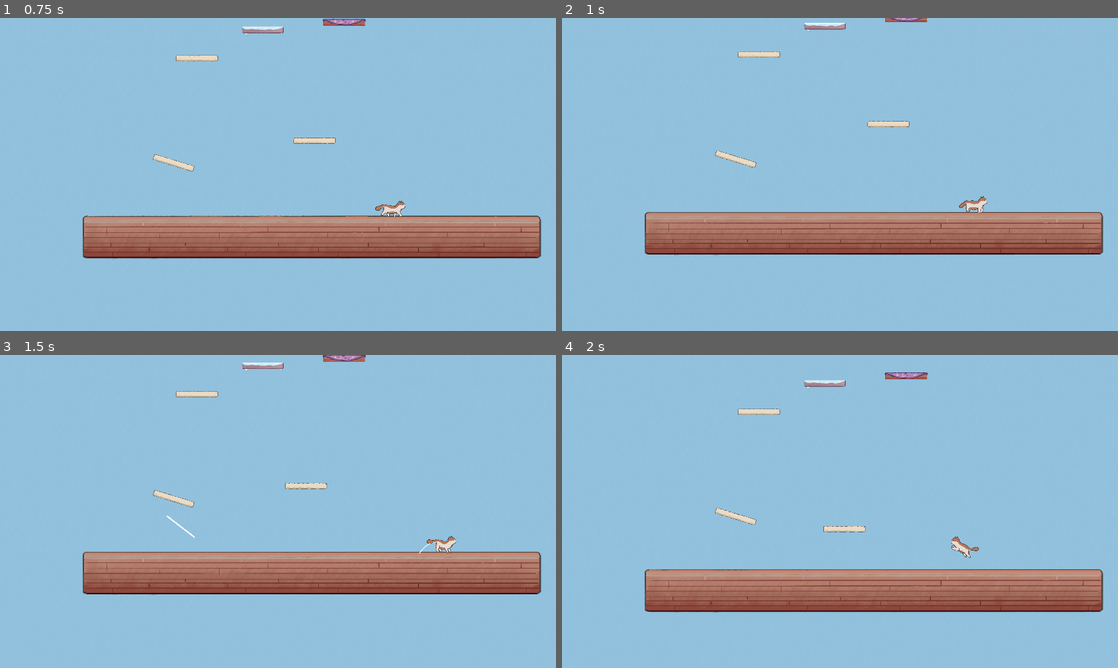
Above: before the commit, frames 1-4 (two rows, left to right).
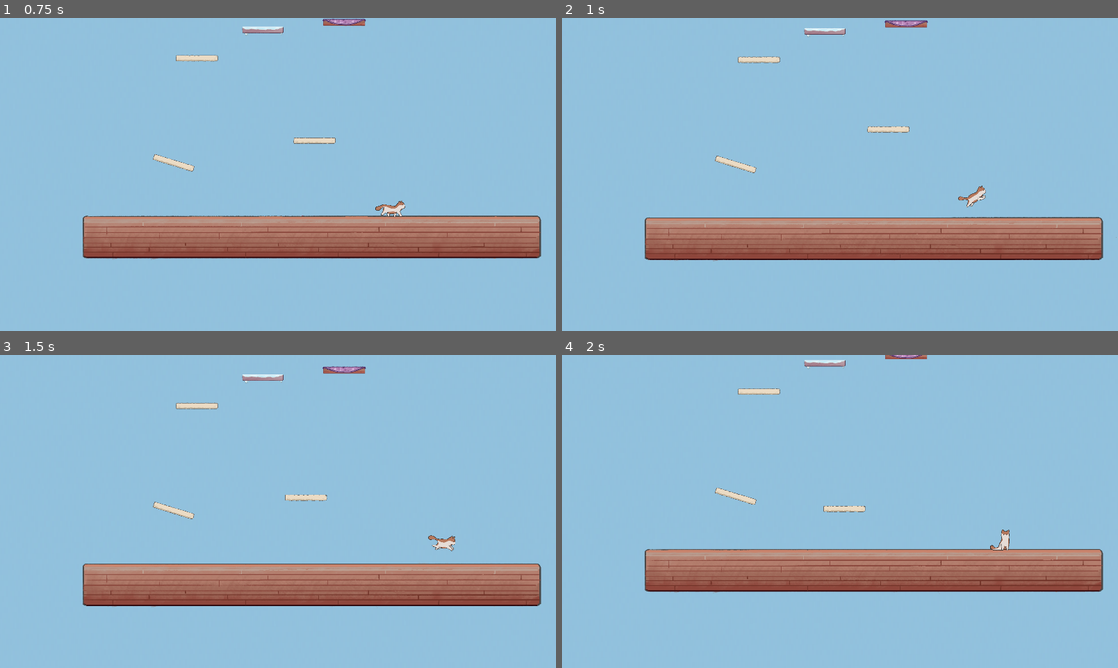
Above: after the commit, the same moments.

Repository: speedacm/Game-Dev-Catformer
Game: Godot game, scene res://Scenes/main.tscn
Two runs of this game, one before a commit and one after it. Both use one fixed random seed, a clock stepped at 60 frames per second and the inputs below.
Inputs (mouse positions are in pixels of both pictures, inside the frame that each line leads up to):
- Up to frame 1 (0.75 s): move the mouse to (400, 158) at 0.52 s; hold D (right) from 0.53 s (still down); tap C (c) at 0.6 s; click (400, 158) at 0.67 s
- Up to frame 2 (1 s): keep holding D (right); tap Space (space, bound only after the commit) at 0.8 s
- Up to frame 3 (1.5 s): release D (right) at 1.25 s; drag from (166, 527) to (250, 574) at 1.27 s
- Up to frame 4 (2 s): no input

Frame 1 is identical in both runs. In frame 2, 6.9% of the frame differs, in the area x 14-100%, y 0-78%; in frame 3, 12%; in frame 4, 18%, in the area x 14-98%, y 0-83%.

Commit message:
Added a Small Jump (#33)
By pressing space, you can do a small, controllable jump

Co-authored-by: Jtlafollette2 <jtlafollette2@gmail.com>

Diff:
--- a/Scripts/dragline.gd
+++ b/Scripts/dragline.gd
@@ -5,6 +5,7 @@
 var vec_start := Vector2.ZERO # starting point of dragline
 var vec_fin := Vector2.ZERO # ending point of dragline
 var jump_attempt = false
+var hopping = false
 @export var vel_multiplier := 1.5
 @export var vel_length_max := 2000
 # @export var vel_max_modifer := 30
--- a/Scripts/kineplayer.gd
+++ b/Scripts/kineplayer.gd
@@ -2,6 +2,7 @@
 
 @onready var dragline = get_parent().get_node("dragline")
 const SPEED = 600.0
+const SMALL_JUMP_VELOCITY = -700
 const JUMP_VELOCITY = -400.0
 var friction = 0
 var mouse_start := Vector2.ZERO # starting point of dragline
@@ -14,7 +15,7 @@
 var canwalljump = false
 var exiting = false
 #get_node(preload("res://Scenes/scratch_pad.tscn").connect("wall_contact",self,"_on_wall_entered")
-
+var smallHopping = false
 
 func _physics_process(delta):
 	# Add the gravity.
@@ -27,6 +28,11 @@
 		friction = get_last_slide_collision().get_collider().get_friction()
 
 	if is_on_floor():
+		smallHopping = false
+		if (Input.is_action_just_pressed("space") and not dragline.jump_attempt):
+			velocity.y = SMALL_JUMP_VELOCITY
+			smallHopping = true
+	if is_on_floor() or smallHopping:
 		var direction = Input.get_axis("ui_left", "ui_right")
 		if Input.is_action_pressed("left"):
 			direction -= 1
--- a/project.godot
+++ b/project.godot
@@ -61,6 +61,11 @@
 "events": [Object(InputEventKey,"resource_local_to_scene":false,"resource_name":"","device":-1,"window_id":0,"alt_pressed":false,"shift_pressed":false,"ctrl_pressed":false,"meta_pressed":false,"pressed":false,"keycode":0,"physical_keycode":32,"key_label":0,"unicode":32,"echo":false,"script":null)
 ]
 }
+space={
+"deadzone": 0.5,
+"events": [Object(InputEventKey,"resource_local_to_scene":false,"resource_name":"","device":-1,"window_id":0,"alt_pressed":false,"shift_pressed":false,"ctrl_pressed":false,"meta_pressed":false,"pressed":false,"keycode":0,"physical_keycode":32,"key_label":0,"unicode":32,"echo":false,"script":null)
+]
+}
 
 [physics]
 
